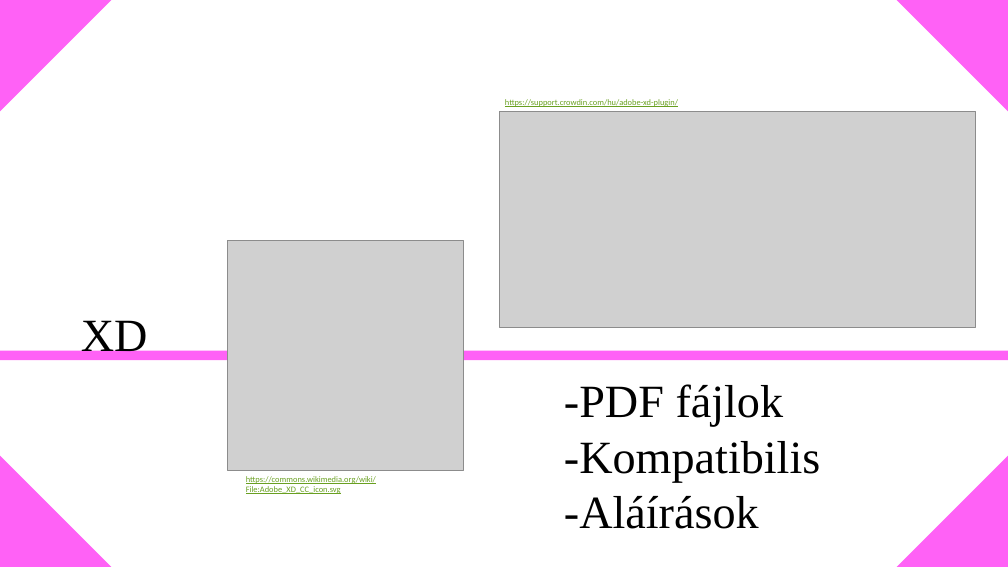
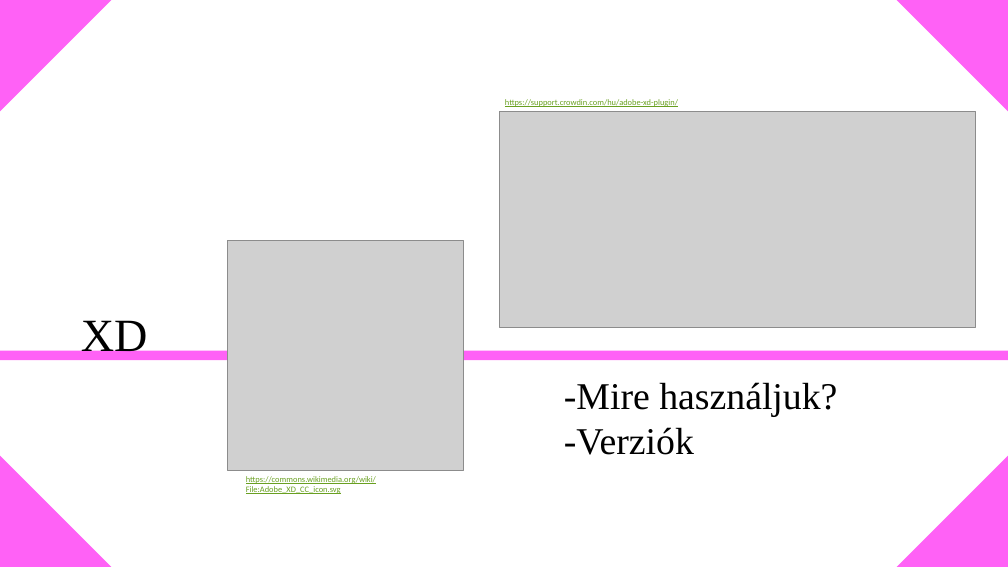
Before and after one commit to tarrgabor/paprika, a slide deck: slide 8 of beadandóTG.pptx. Drawn at 1008x567 pixels with LibreOffice and Linux fonts; fonts in the diff are those of the drawing; grey boxes stand for pictures. Boxes give left, top, right and bottom in pixels: in the first picture for what was removed or moved away, otherwise in the second. Text is boxed around its words. In the diff, an @@ line names an element or a change of style, - is before the commit and + after.

```diff
--- a/beadandóTG.pptx
+++ b/beadandóTG.pptx
@@ text at (x1=564, y1=382, x2=837, y2=455): text changed; size 44 to 36 pt @@
--PDF fájlok
--Kompatibilis
--Aláírások
+-Mire használjuk?
+-Verziók
```
Also in this commit, not shown: 7 other slides changed.
